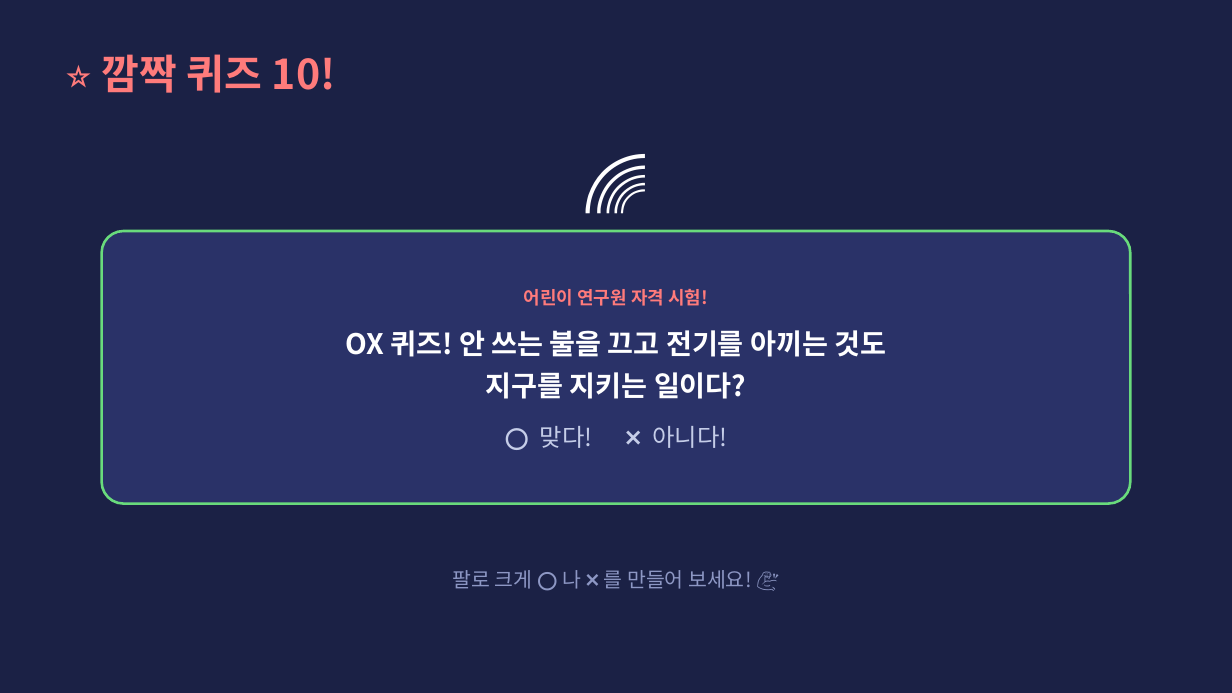
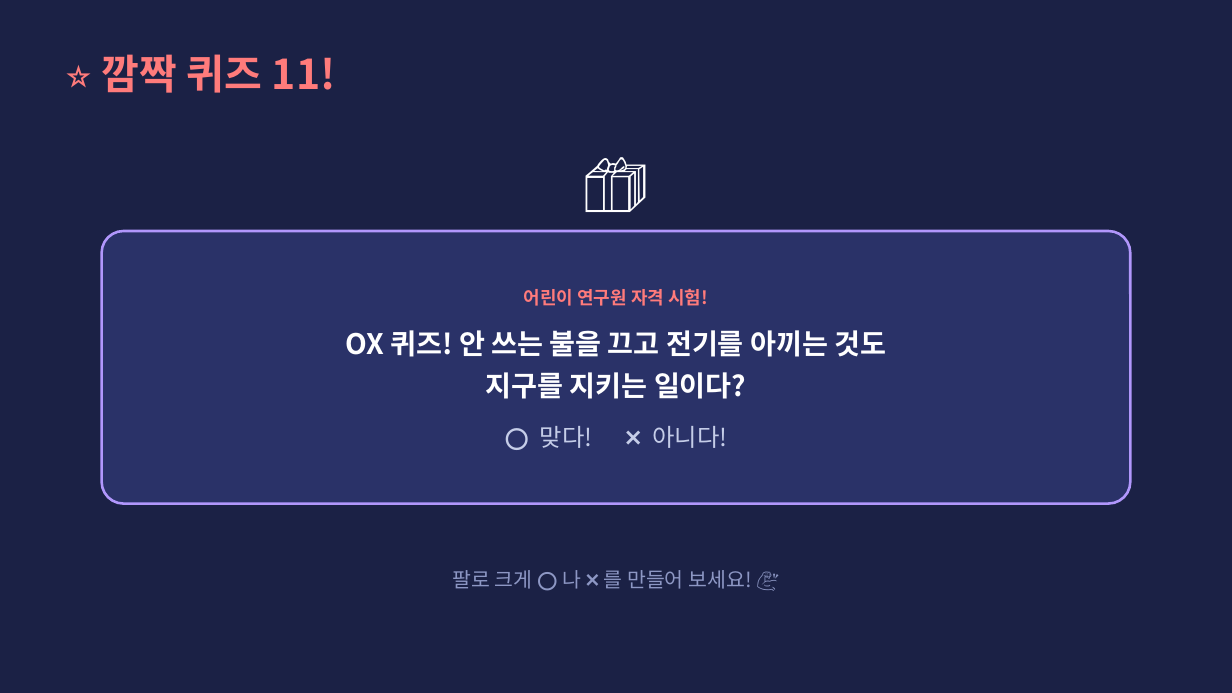
Before and after one commit to parksang-jun/ecture-materials, a slide deck: slide 50 of 강의자료/1일 어린이 연구원_초등 3-4학년용.pptx (slide 43 before the commit). Drawn at 1232x693 pixels with LibreOffice and Linux fonts; fonts in the diff are those of the drawing. Boxes give left, top, right and bottom in pixels: in the first picture for what was removed or moved away, otherwise in the second. Text is boxed around its words. In the diff, an @@ line names an element or a change of style, - is before the commit and + after.

```diff
--- a/강의자료/1일 어린이 연구원_초등 3-4학년용.pptx
+++ b/강의자료/1일 어린이 연구원_초등 3-4학년용.pptx
@@ text at bbox=[102, 54, 336, 93]: text changed @@
-⭐ 깜짝 퀴즈 10!
+⭐ 깜짝 퀴즈 11!
@@ text at bbox=[60, 116, 1172, 226]: text changed @@
-🌈
+🎁
@@ rounded rectangle "어린이 연구원 자격 시험!" at bbox=[102, 231, 1130, 504]: outline #69DB7C 2 pt to #B197FC 2 pt @@
```
Also in this commit, not shown: 9 other slides changed, 7 slides added, 2 other files.
